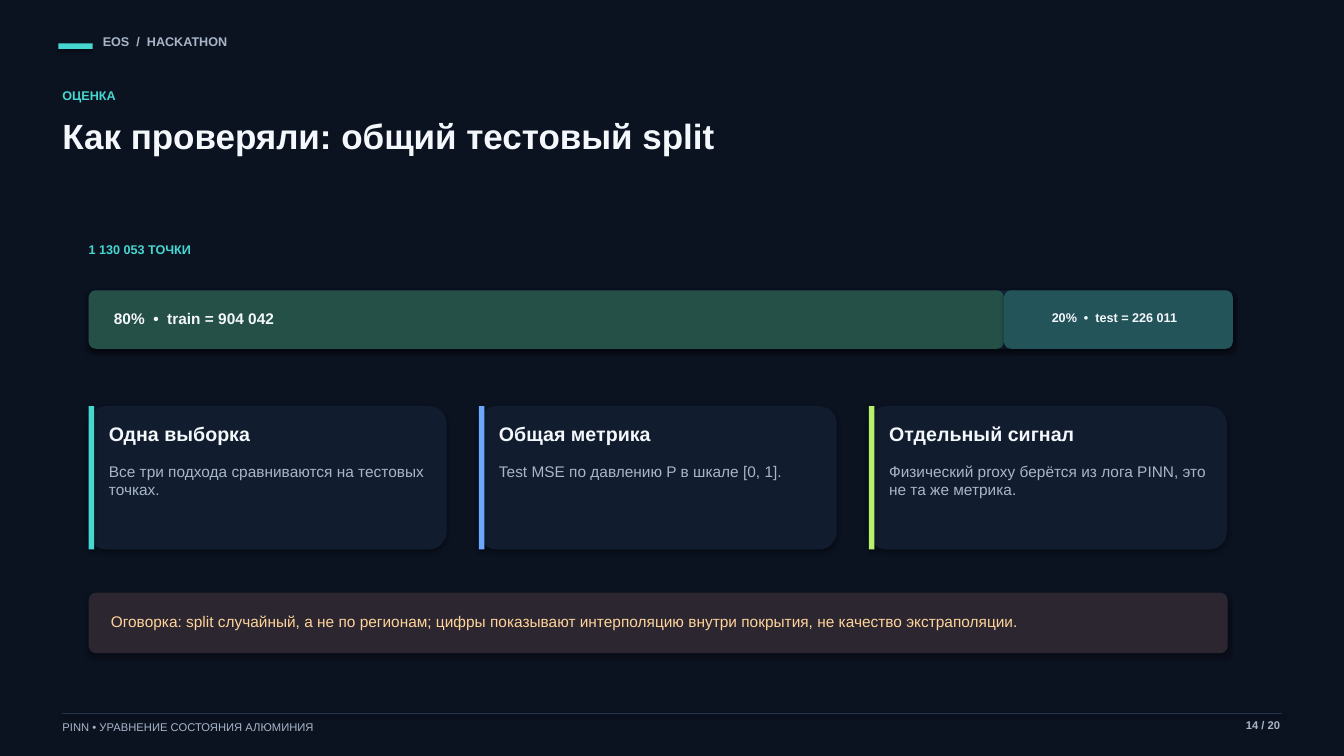
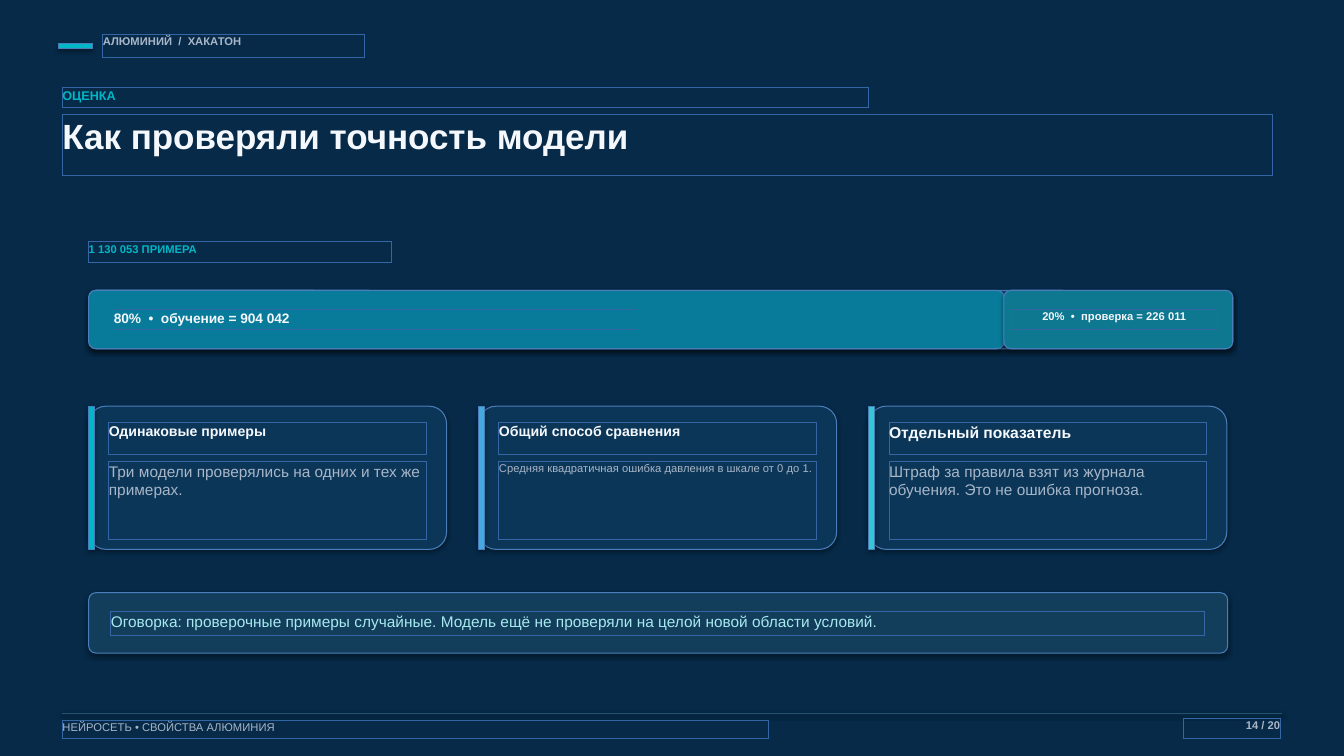
Before and after one commit to AtesiT/testPresentation, a slide deck: slide 14 of Презентация_хакатон_EOS_алюминия.pptx. Drawn at 1344x756 pixels with LibreOffice and Linux fonts; fonts in the diff are those of the drawing. Boxes give left, top, right and bottom in pixels: in the first picture for what was removed or moved away, otherwise in the second. Text is boxed around its words. In the diff, an @@ line names an element or a change of style, - is before the commit and + after.

```diff
--- a/Презентация_хакатон_EOS_алюминия.pptx
+++ b/Презентация_хакатон_EOS_алюминия.pptx
@@ background #0B1220 to #062A48 @@
@@ rectangle at (58, 43, 93, 49): fill #46D7D0 to #00B7C7 @@
@@ text at (103, 36, 241, 45): text changed; size 9 to 8 pt @@
-EOS / HACKATHON
+АЛЮМИНИЙ / ХАКАТОН
@@ text "ОЦЕНКА" at (62, 90, 115, 103): text colour #46D7D0 to #00B7C7 @@
@@ text at (62, 121, 629, 156): text changed @@
-Как проверяли: общий тестовый split
+Как проверяли точность модели
@@ text at (89, 245, 197, 253): text changed; size 9 to 8 pt; text colour #46D7D0 to #00B7C7 @@
-1 130 053 ТОЧКИ
+1 130 053 ПРИМЕРА
@@ rounded rectangle at (89, 290, 1233, 349): fill #16243A to #10466D @@
@@ rounded rectangle at (89, 290, 1004, 349): fill #245047 to #087A9A @@
@@ rounded rectangle at (1004, 290, 1233, 349): fill #22545A to #0D7890 @@
@@ text at (114, 313, 290, 326): text changed; size 11 to 9.7 pt @@
-80% • train = 904 042
+80% • обучение = 904 042
@@ text at (1042, 312, 1186, 322): text changed; size 9 to 8 pt @@
-20% • test = 226 011
+20% • проверка = 226 011
@@ rectangle at (89, 406, 95, 549): fill #46D7D0 to #00B7C7 @@
@@ rectangle at (479, 406, 485, 549): fill #6EA8FE to #45A9E0 @@
@@ fill #111D2E to #0B3658 in 3 elements at (89, 406, 447, 549), (479, 406, 837, 549), (869, 406, 1227, 549) @@
@@ rectangle at (869, 406, 875, 549): fill #B6F36B to #35C7D2 @@
@@ text at (109, 426, 266, 439): text changed; size 14 to 10.1 pt @@
-Одна выборка
+Одинаковые примеры
@@ text at (499, 425, 681, 439): text changed; size 14 to 10.1 pt @@
-Общая метрика
+Общий способ сравнения
@@ text at (889, 425, 1071, 441): text changed; size 14 to 11.2 pt @@
-Отдельный сигнал
+Отдельный показатель
@@ text at (109, 466, 420, 498): text changed @@
-Все три подхода сравниваются на тестовых точках.
+Три модели проверялись на одних и тех же примерах.
@@ text at (499, 464, 812, 474): text changed; size 11 to 8 pt @@
-Test MSE по давлению P в шкале [0, 1].
+Средняя квадратичная ошибка давления в шкале от 0 до 1.
@@ text at (889, 464, 1144, 499): text changed @@
-Физический proxy берётся из лога PINN, это не та же метрика.
+Штраф за правила взят из журнала обучения. Это не ошибка прогноза.
@@ rounded rectangle at (89, 593, 1228, 653): fill #2B2630 to #123D5B @@
@@ text at (111, 615, 877, 630): text changed; text colour #FFD49A to #A8E9F0 @@
-Оговорка: split случайный, а не по регионам; цифры показывают интерполяцию внутри покрытия, не качество экстраполяции.
+Оговорка: проверочные примеры случайные. Модель ещё не проверяли на целой новой области условий.
@@ line (63, 714) - (1282, 714): stroke #25354B 0.8 pt to #28516D 0.8 pt @@
@@ text at (62, 723, 275, 734): text changed @@
-PINN • УРАВНЕНИЕ СОСТОЯНИЯ АЛЮМИНИЯ
+НЕЙРОСЕТЬ • СВОЙСТВА АЛЮМИНИЯ
```
Also in this commit, not shown: 19 other slides changed.
